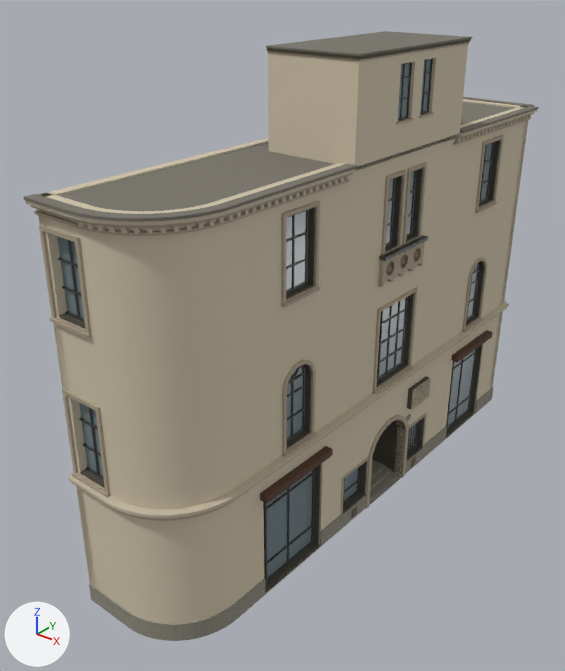
An edit to the glTF model projects/shanghai/assets/models/candidates/xuhui-xiangyang-364-arched-residence/xuhui-xiangyang-364-arched-residence-raw.glb, drawn before and after from the same camera.
Camera for both pictures: a camera (50 mm lens) standing at (9.53, -16.8, 14.39) and looking at (-2.33, -1.98, 5.2). Arrows for +X, +Y and +Z are at lower left; the lights stay in place. The first picture is the older version. Vertices at exactly the same position are counted once.

In view in the first picture: '襄阳南路364号住宅'.
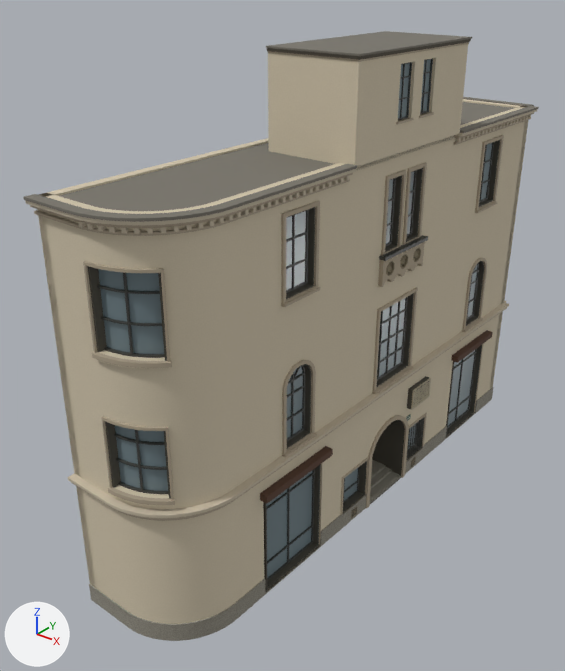
Pixel boxes [x1, y1, x2, y2] of what changed, in the pictures (565 x 671 px):
```json
{"part": 1, "of": "me_mesh_0", "change": "deleted", "before": [48, 233, 110, 497]}
{"part": 2, "of": "me_mesh_0", "change": "cut back", "before": [38, 193, 226, 638], "after": [82, 204, 236, 641]}
```

Edits to the scene script, one JSON object a line:
```json
{"block": "me_mesh_0", "where": "# used by ob_襄阳南路364号住宅; location = (0.0, 0.0, 0.0)"}
{"op": "remove", "block": "me_mesh_0", "code": "me_mesh_0.from_pydata(...)  # 10232 vertices, 20882 faces; spans x -3.3..0.4, y -8.6..7.3, z 0.0..12.6"}
{"op": "add", "block": "me_mesh_0", "code": "me_mesh_0.from_pydata(...)  # 11534 vertices, 23356 faces; spans x -3.3..0.4, y -8.6..7.3, z 0.0..12.6"}
{"block": "me_mesh_0", "change": "me_mesh_0 part 1: 8 loose pieces with 176 vertices, spanning x -3.3..-2.1, y -8.4..-8.1, z 3.8..9.6, are deleted"}
{"block": "me_mesh_0", "change": "me_mesh_0 part 2: 32 vertices moved within x -1.5..-0.2, y -8.3..-6.8, z 0.0..10.3; 74 vertices removed from x -3.3..-0.2, y -8.4..-6.8, z 0.0..10.3; 1552 vertices added at x -2.0..-0.1, y -8.4..-6.5, z 0.0..10.3"}
{"block": "me_mesh_0", "change": "other edits to the shape of me_mesh_0 do not show in these pictures"}
```
